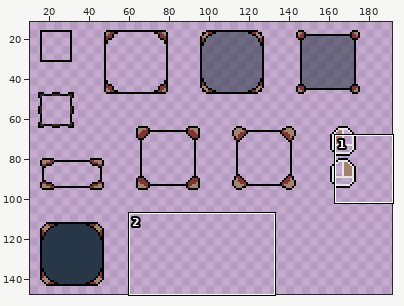
Pixel-art file -- Assets/Graphics/UI_Menu/UI_Menu_SpiritsOfFlame.aseprite. The first picture is a wide view before the edit; the outline marks the close-up.
Close-up. As it was:
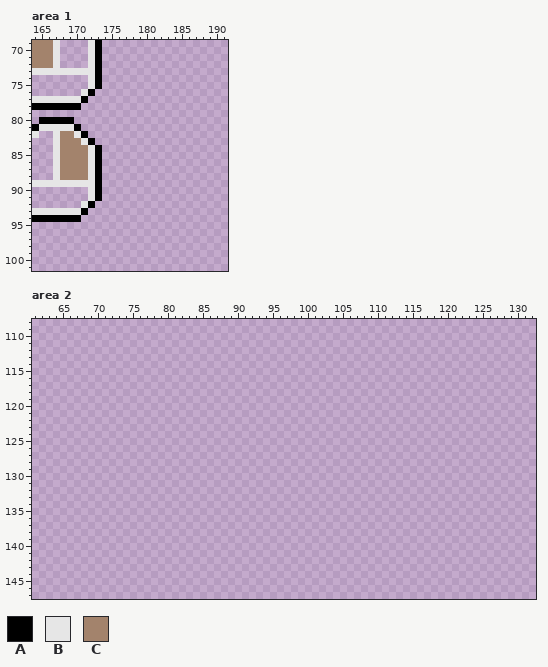
192x174 pixels, 1 frame. Pixels under 10% opacity are left out. Colours within 5 levels of each other are drawn and written as one. Shown: area 1: x 164..191, y 69..101; area 2: x 61..132, y 108..147. The wide view leaves out empty margins.
Palette (. is transparent): A #000000  B #e6e6e6  C #a3836c
Pixels before, area 1, first column x 164:
69 CCCB....BA
70 CCCB....BA
71 CCCB....BA
72 CCCB....BA
73 BBBBBBBBBA
74 ........BA
75 ........BA
76 .......BA.
77 BBBBBBBA..
78 AAAAAAA...
79 ..........
80 .AAAAA....
81 ABBBBBA...
82 B..BCCBA..
83 ...BCCCBA.
84 ...BCCCCBA
85 ...BCCCCBA
86 ...BCCCCBA
87 ...BCCCCBA
88 ...BCCCCBA
89 BBBBBBBBBA
90 ........BA
91 ........BA
92 .......BA.
93 BBBBBBBA..
94 AAAAAAA...
Pixels before, area 2 (only the part around the change), first column x 61:
108 ........................................................................
109 ........................................................................
110 ........................................................................
111 ........................................................................
112 ........................................................................
113 ........................................................................
114 ........................................................................
115 ........................................................................
116 ........................................................................
117 ........................................................................
118 ........................................................................
119 ........................................................................
120 ........................................................................
121 ........................................................................
122 ........................................................................
123 ........................................................................
124 ........................................................................
125 ........................................................................
126 ........................................................................
127 ........................................................................
128 ........................................................................
129 ........................................................................
130 ........................................................................
131 ........................................................................
132 ........................................................................
133 ........................................................................
134 ........................................................................
135 ........................................................................
136 ........................................................................
137 ........................................................................
138 ........................................................................
139 ........................................................................
140 ........................................................................
141 ........................................................................
142 ........................................................................
143 ........................................................................
144 ........................................................................
145 ........................................................................
146 ........................................................................
147 ........................................................................
Once edited:
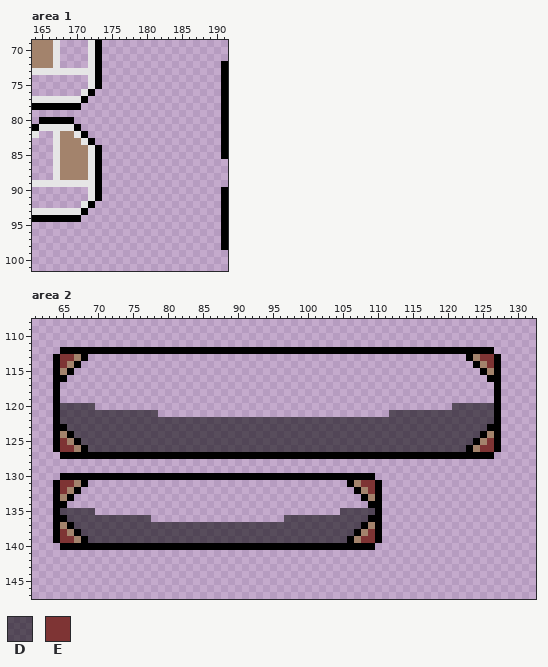
Colours new in this view: D #0000008c  E #7e3434
The exact change:
Changed rows in their new state; - is an unchanged pixel.
Area 1:
first column x 191:
 72 A
 73 A
 74 A
 75 A
 76 A
 77 A
 78 A
 79 A
 80 A
 81 A
 82 A
 83 A
 84 A
 85 A
first column x 191:
 90 A
 91 A
 92 A
 93 A
 94 A
 95 A
 96 A
 97 A
 98 A
Area 2:
first column x 64:
112 -AAAAAAAAAAAAAAAAAAAAAAAAAAAAAAAAAAAAAAAAAAAAAAAAAAAAAAAAAAAAAA-
113 AEECA------------------------------------------------------ACEEA
114 AECA--------------------------------------------------------ACEA
115 ACA----------------------------------------------------------ACA
116 AA------------------------------------------------------------AA
117 A--------------------------------------------------------------A
118 A--------------------------------------------------------------A
119 A--------------------------------------------------------------A
120 ADDDDD---------------------------------------------------DDDDDDA
121 ADDDDDDDDDDDDDD---------------------------------DDDDDDDDDDDDDDDA
122 ADDDDDDDDDDDDDDDDDDDDDDDDDDDDDDDDDDDDDDDDDDDDDDDDDDDDDDDDDDDDDDA
123 AADDDDDDDDDDDDDDDDDDDDDDDDDDDDDDDDDDDDDDDDDDDDDDDDDDDDDDDDDDDDAA
124 ACADDDDDDDDDDDDDDDDDDDDDDDDDDDDDDDDDDDDDDDDDDDDDDDDDDDDDDDDDDACA
125 AECADDDDDDDDDDDDDDDDDDDDDDDDDDDDDDDDDDDDDDDDDDDDDDDDDDDDDDDDACEA
126 AEECADDDDDDDDDDDDDDDDDDDDDDDDDDDDDDDDDDDDDDDDDDDDDDDDDDDDDDACEEA
127 -AAAAAAAAAAAAAAAAAAAAAAAAAAAAAAAAAAAAAAAAAAAAAAAAAAAAAAAAAAAAAA-
130 -AAAAAAAAAAAAAAAAAAAAAAAAAAAAAAAAAAAAAAAAAAAAA------------------
131 AEECA-------------------------------------ACEEA-----------------
132 AECA---------------------------------------ACEA-----------------
133 ACA-----------------------------------------ACA-----------------
134 AA-------------------------------------------AA-----------------
135 ADDDDD-----------------------------------DDDDDA-----------------
136 AADDDDDDDDDDDD-------------------DDDDDDDDDDDDAA-----------------
137 ACADDDDDDDDDDDDDDDDDDDDDDDDDDDDDDDDDDDDDDDDDACA-----------------
138 AECADDDDDDDDDDDDDDDDDDDDDDDDDDDDDDDDDDDDDDDACEA-----------------
139 AEECADDDDDDDDDDDDDDDDDDDDDDDDDDDDDDDDDDDDDACEEA-----------------
140 -AAAAAAAAAAAAAAAAAAAAAAAAAAAAAAAAAAAAAAAAAAAAA------------------
Changed places in both close-ups, as pixel boxes (x1, y1, x2, y2):
added: (221, 61, 228, 159)
added: (221, 187, 228, 250)
added: (53, 347, 501, 550)
